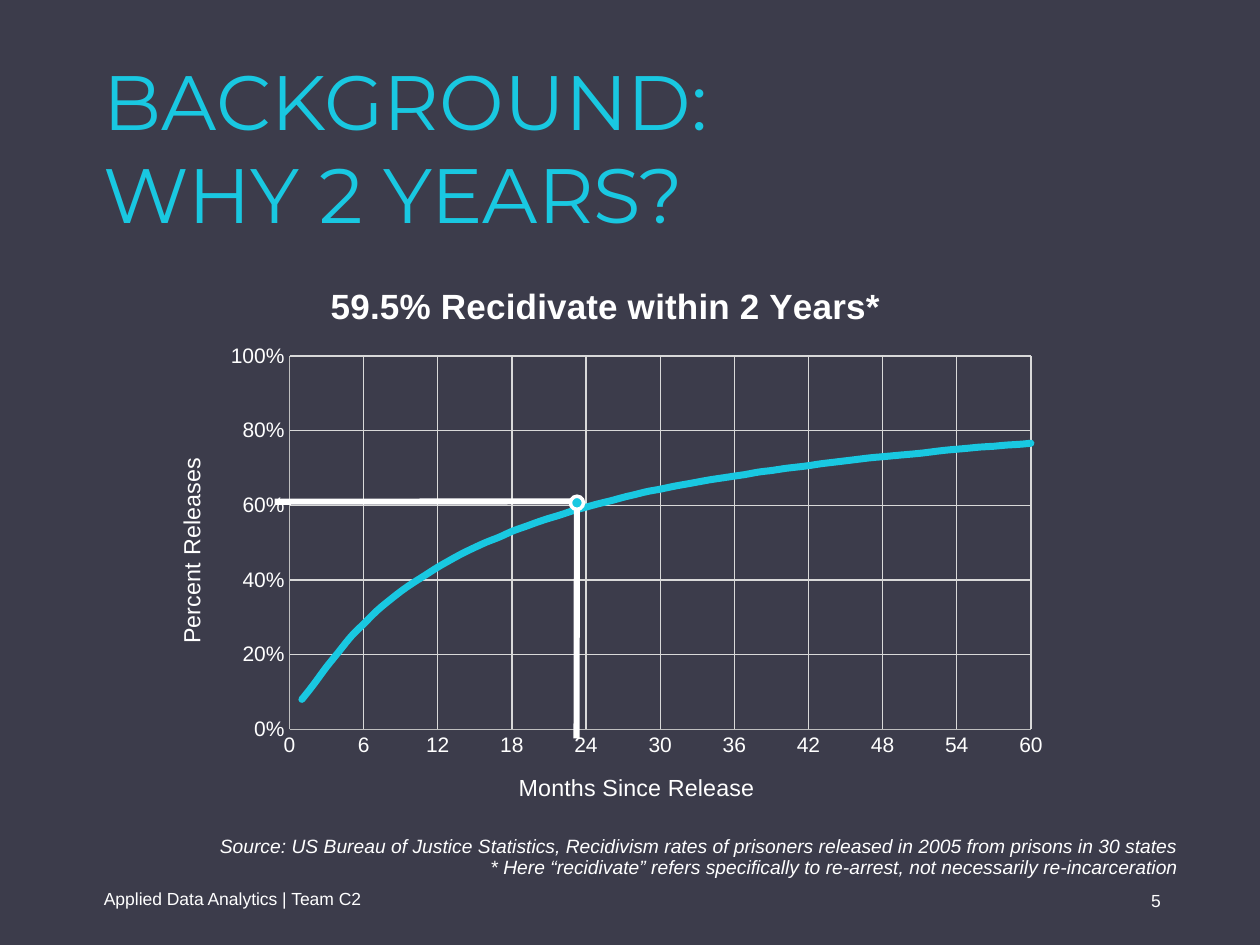
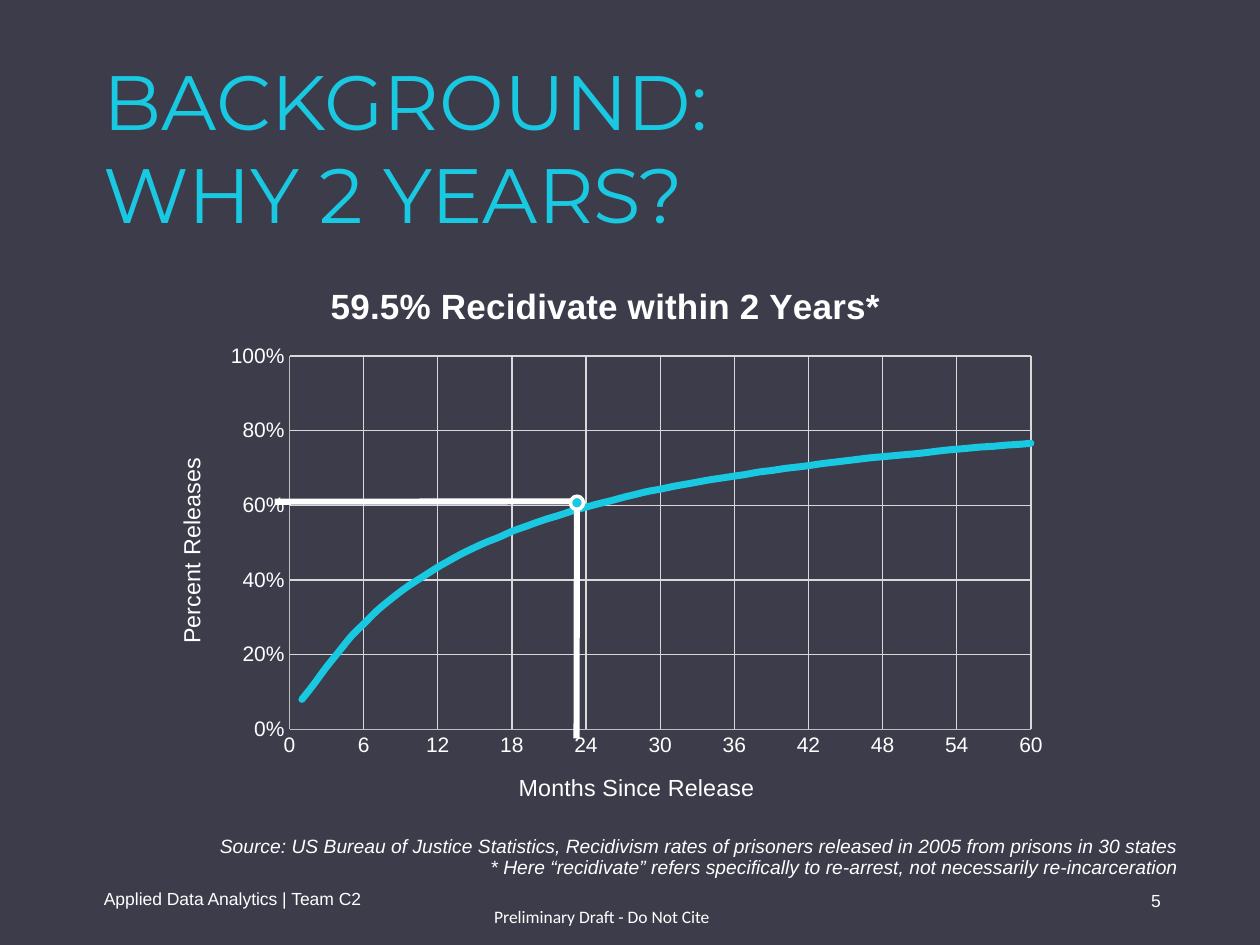
Before and after one commit to NYU-CI/coleridge, a slide deck: slide 5 of assets/docs/C2_final.pptx. Drawn at 1260x945 pixels with LibreOffice and Linux fonts; fonts in the diff are those of the drawing. Boxes give left, top, right and bottom in pixels: in the first picture for what was removed or moved away, otherwise in the second. Text is boxed around its words. In the diff, an @@ line names an element or a change of style, - is before the commit and + after.

Commit message:
Updated slides

```diff
--- a/assets/docs/C2_final.pptx
+++ b/assets/docs/C2_final.pptx
@@ text added at (x1=494, y1=911, x2=710, y2=926), 10 pt, text #FFFFFF @@
+Preliminary Draft - Do Not Cite
```
Also in this commit, not shown: 32 other slides changed, 3 other files.
